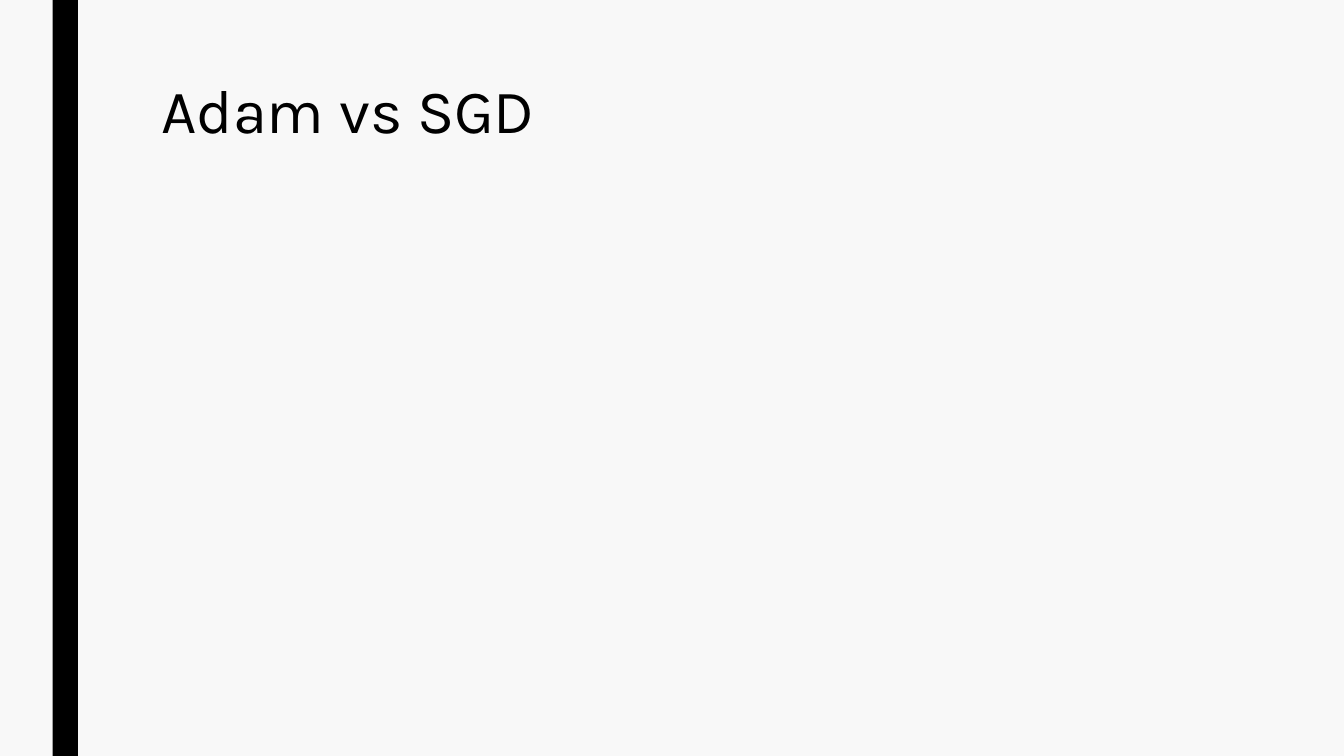
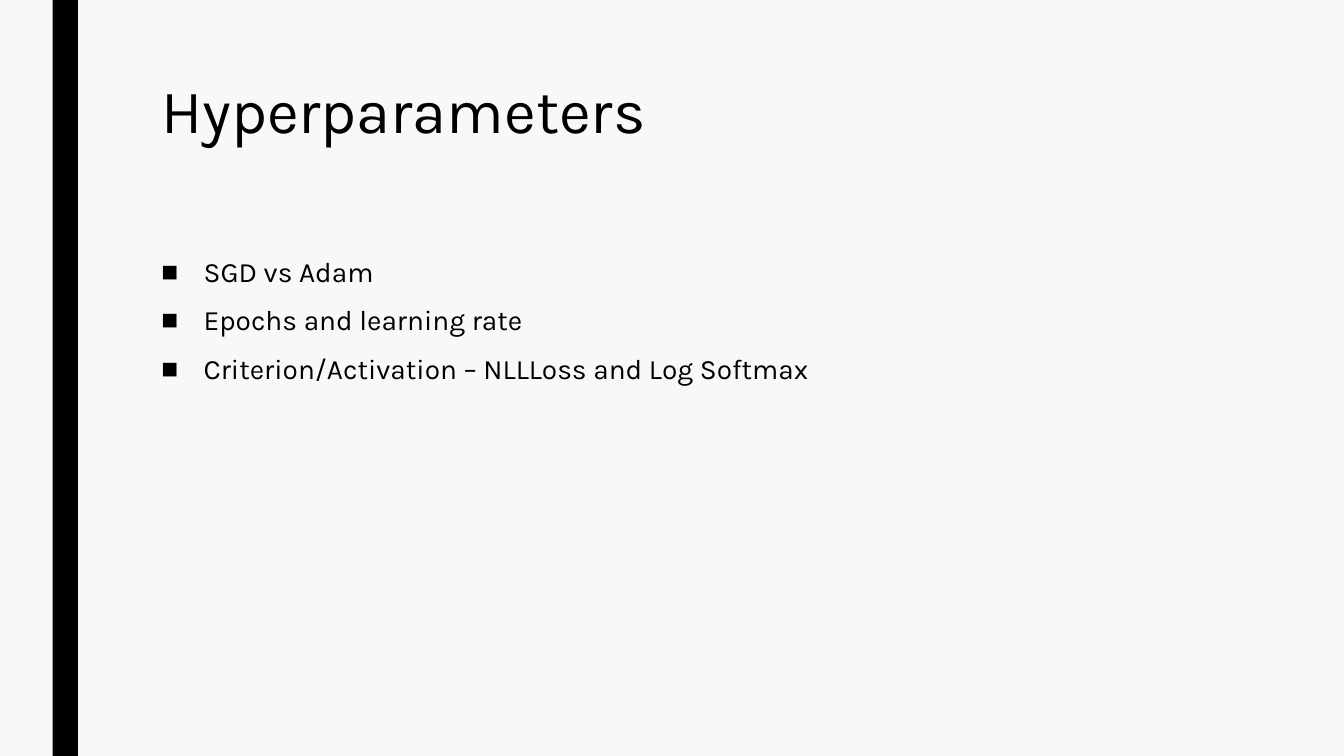
Before and after one commit to amjvl-git/csip-5103-coursework-2025-miloshkii, a slide deck: slide 10 of P2963116/P2963116_ppt.pptx (slide 9 before the commit). Drawn at 1344x756 pixels with LibreOffice and Linux fonts; fonts in the diff are those of the drawing. Boxes give left, top, right and bottom in pixels: in the first picture for what was removed or moved away, otherwise in the second. Text is boxed around its words. In the diff, an @@ line names an element or a change of style, - is before the commit and + after.

```diff
--- a/P2963116/P2963116_ppt.pptx
+++ b/P2963116/P2963116_ppt.pptx
@@ title at [161,94,645,148]: text changed @@
-Adam vs SGD
+Hyperparameters
@@ text added at [204,263,808,386], 20 pt, text #000000 @@
+■ SGD vs Adam
+■ Epochs and learning rate
+■ Criterion/Activation – NLLLoss and Log Softmax
```
Also in this commit, not shown: 3 other slides changed, 7 slides added, 4 slides removed.
